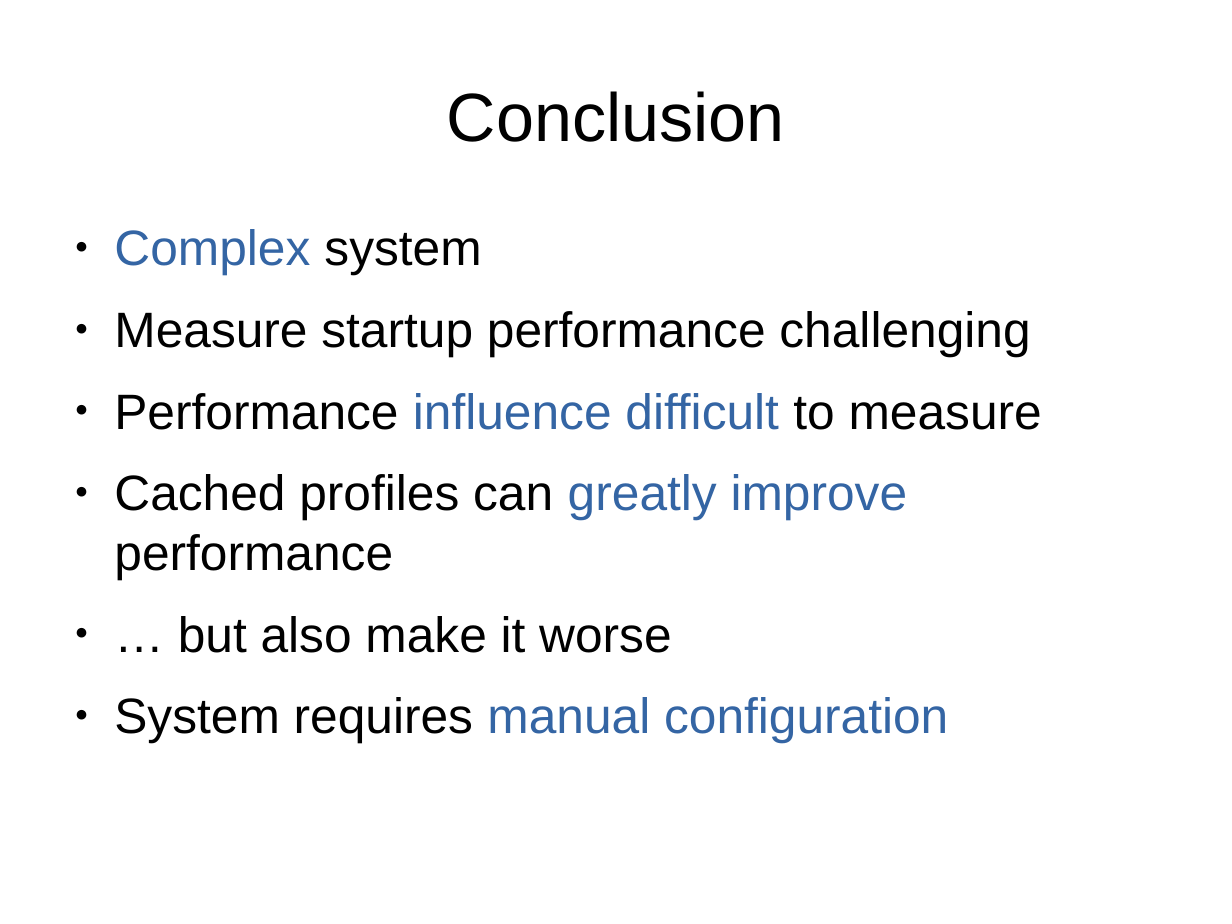
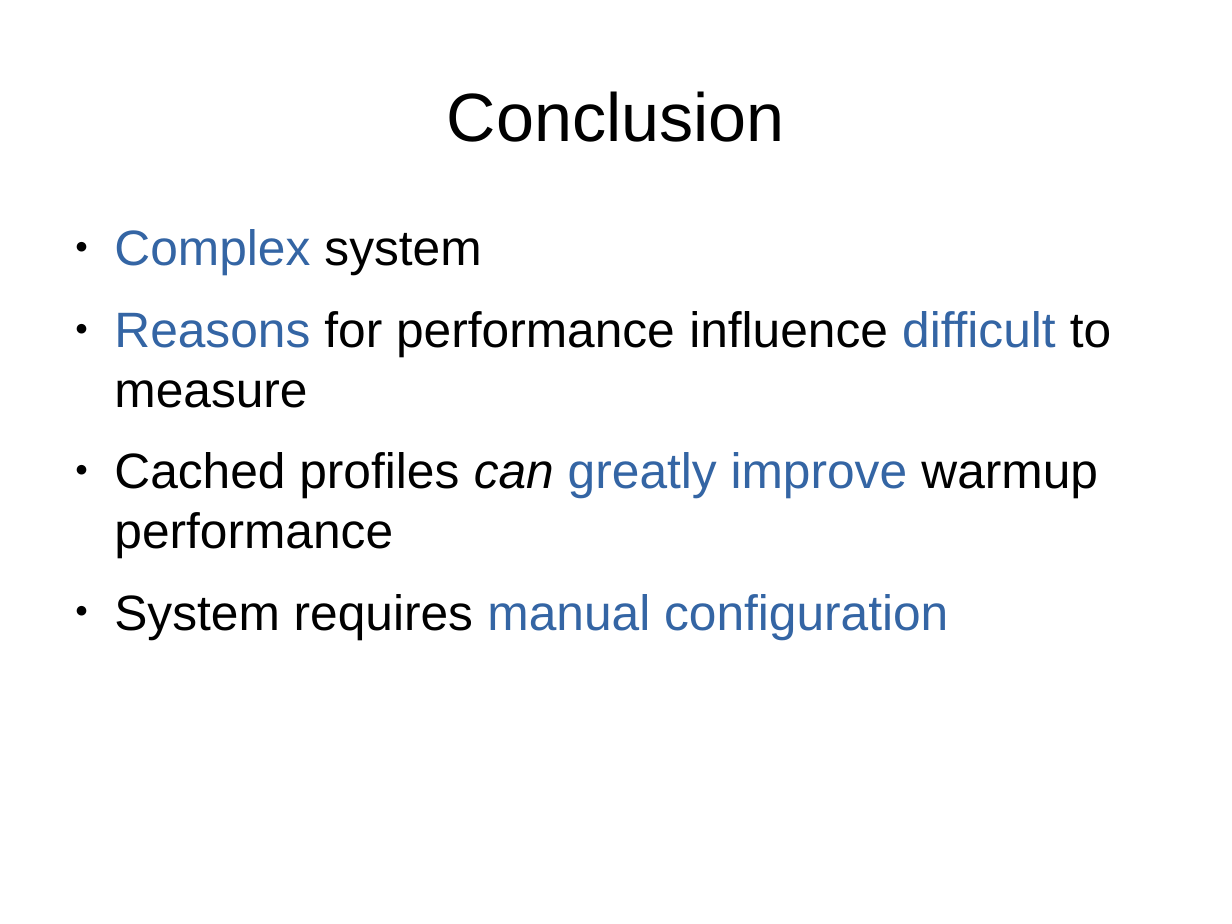
Before and after one commit to mohlerm/hotspot, a slide deck: slide 14 of presentation/profile_caching_mohlerm_presentation.odp (slide 13 before the commit). Drawn at 1232x924 pixels with LibreOffice and Linux fonts; fonts in the diff are those of the drawing. Boxes give left, top, right and bottom in pixels: in the first picture for what was removed or moved away, otherwise in the second. Text is boxed around its words. In the diff, an @@ line names an element or a change of style, - is before the commit and + after.

Commit message:
presentation

```diff
--- a/presentation/profile_caching_mohlerm_presentation.odp
+++ b/presentation/profile_caching_mohlerm_presentation.odp
@@ text at box(114, 311, 1111, 557): text changed @@
-● Measure startup performance challenging
-● Performance influence difficult to measure
-● Cached profiles can greatly improve performance
-● … but also make it worse
+● Reasons for performance influence difficult to measure
+● Cached profiles can greatly improve warmup performance
```
Also in this commit, not shown: 4 other slides changed, 3 slides added, 1 slide removed.
